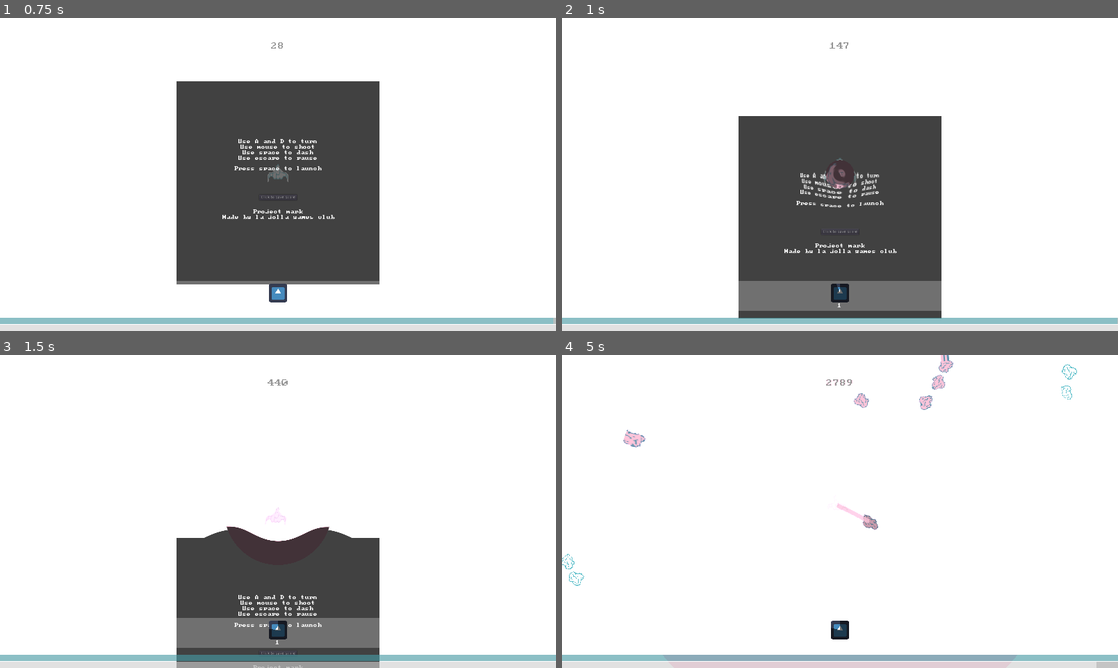
Above: before the commit, frames 1-4 (two rows, left to right).
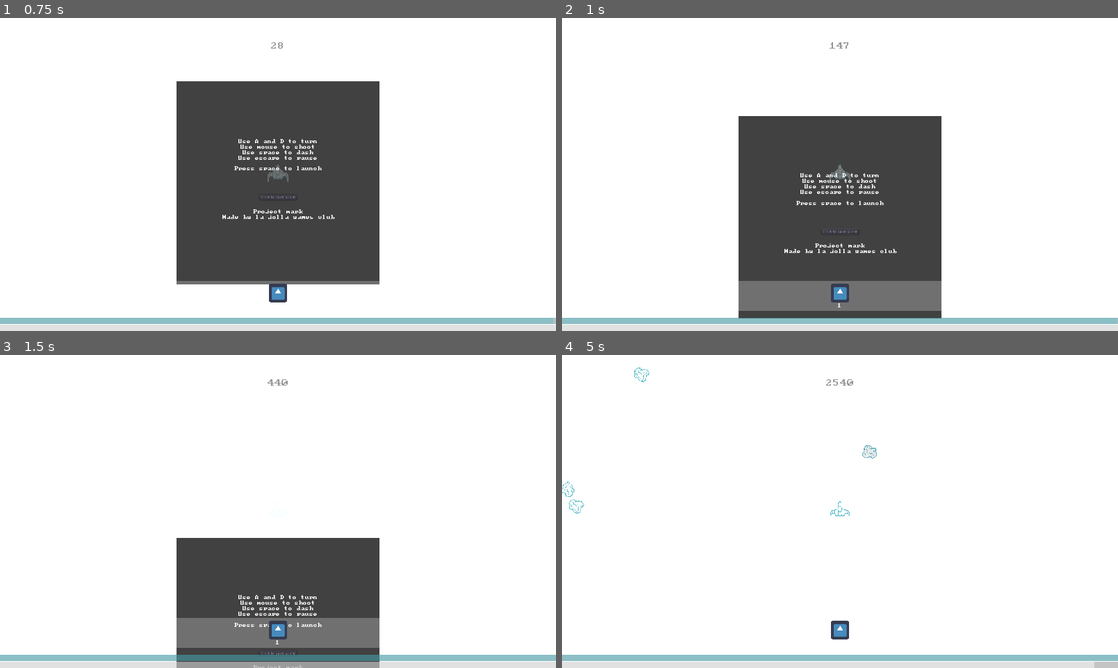
Above: after the commit, the same moments.

Repository: lajollagamesclub/project-mark
Game: Godot game, scene res://Main.tscn
The game is run twice, just before and just after one commit, with the same random seed, the same clock (stepped at 60 frames per second) and the same inputs. The engine's default icon, where the game draws it, is replaced by a stand-in: a white triangle on a blue panel in a dark square.
Inputs (mouse positions are in pixels of both pictures, inside the frame that each line leads up to):
- Up to frame 1 (0.75 s): tap Enter at 0.5 s; move the mouse to (400, 158) at 0.52 s; hold E (g_dash_right) from 0.53 s (still down); tap Space (g_dash) at 0.6 s
- Up to frame 2 (1 s): keep holding E (g_dash_right); tap 1 at 0.8 s
- Up to frame 3 (1.5 s): move the mouse to (166, 527) at 1.27 s; release E (g_dash_right) at 1.28 s; hold S (g_down) from 1.28 s (still down); tap 1 at 1.35 s
- Up to frame 4 (5 s): tap 9 at 1.55, 2.1, 3.8 s; move the mouse to (895, 442) at 2.02 s; release S (g_down) at 2.03 s; hold E (g_dash_right) 2.03-2.78 s; tap Space (g_dash) at 2.3, 2.85, 4.55 s; move the mouse to (812, 574) at 2.77 s; hold Up (g_fire_up) 2.78-3.53 s; tap 1 at 3.05, 4.35 s; move the mouse to (1006, 558) at 3.52 s; hold Q (g_dash_left) from 3.53 s (still down); click (1006, 558) at 3.6 s; move the mouse to (673, 464) at 4.27 s

Frame 1 is identical in both runs. In frame 2, 0.9% of the frame differs, in the area x 43-57%, y 44-91%; in frame 3, 0.6%; in frame 4, 1.1%, in the area x 0-97%, y 0-100%.

Commit message:
Implement warping for the player

Diff:
--- a/src/Component.gd
+++ b/src/Component.gd
@@ -35,7 +35,7 @@
 		set_process(false)
 
 func is_cooled_down() -> bool:
-	return cur_cooldown_time <= 0.0
+	return cur_cooldown_time <= 0.0 and can_fire()
 
 func start_cooldown():
 	cur_cooldown_time = cooldown_time
@@ -43,4 +43,7 @@
 	set_process(true)
 
 func on_trigger():
-	printerr("This method must be overloaded in component " + name)
+	printerr("The on_trigger be overloaded in component " + name)
+
+func can_fire():
+	printerr("The can_fire method must be overloaded in component " + name)
--- a/src/PlayerTurning.gd
+++ b/src/PlayerTurning.gd
@@ -5,11 +5,13 @@
 const dash_time = 0.5
 const dash_cooldown_time = 3.0
 const dash_speed = 1500.0
+const hyperspace_speed = 9000.0
 const movement_speed = 600.0
 const rotational_speed = 360.0
 
 
 var dashing: bool = false
+var can_dash: bool = false
 onready var target_speed: float = movement_speed
 var cur_speed: float = 0.0
 var cur_dash_time: float = 0.0
@@ -20,6 +22,19 @@
 func _ready():
 	set_physics_process(false)
 	set_process(false)
+	player_state.connect("hyperspace_changed", self, "_on_hyperspace_changed")
+
+func _on_hyperspace_changed(new_hyperspace_changed):
+	if new_hyperspace_changed:
+		can_dash = false
+		target_speed = hyperspace_speed
+		$CollisionPolygon2D.disabled = true
+		$AsteroidDestroyer.disabled = true
+	else:
+		can_dash = true
+		target_speed = movement_speed
+		$CollisionPolygon2D.disabled = false
+		$AsteroidDestroyer.disabled = false
 
 func _input(event):
 	if event.is_action_pressed("g_start"):
@@ -55,7 +70,7 @@
 			dashing = false
 
 #	print(cur_dash_cooldown_time >= dash_cooldown_time)
-	if Input.is_action_just_pressed("g_dash") and not dashing and cur_dash_cooldown_time >= dash_cooldown_time:
+	if Input.is_action_just_pressed("g_dash") and not dashing and cur_dash_cooldown_time >= dash_cooldown_time and can_dash:
 		$CollisionPolygon2D.disabled = true
 		$AsteroidDestroyer.disabled = true
 		target_speed = dash_speed
@@ -93,6 +108,7 @@
 	is_on_wall = test_move(global_transform, movement_vector, false)
 	if not is_on_wall:
 #		get_node("../World").global_position -= movement_vector
+
 		player_state.move(-movement_vector)
 
 
--- a/src/RadialDistortion.tscn
+++ b/src/RadialDistortion.tscn
@@ -61,7 +61,7 @@
 shader = SubResource( 1 )
 shader_param/center = Vector2( 960, 540 )
 shader_param/width = 0.162
-shader_param/dist = 0.881055
+shader_param/dist = 0.0
 shader_param/multiply_color = Plane( 1.002, 0.771, 0.856, 1 )
 
 [node name="RadialDistortion" type="Node2D"]
--- a/src/Warping.gd
+++ b/src/Warping.gd
@@ -13,3 +13,11 @@
 	player_state.in_hyperspace = !player_state.in_hyperspace
 	start_cooldown()
 	return true
+
+func _physics_process(delta):
+	if player_state.in_hyperspace and player_state.cur_distance >= player_state.max_distance - 500.0:
+		player_state.in_hyperspace = !player_state.in_hyperspace
+		start_cooldown()
+
+func can_fire() -> bool:
+	return player_state.cur_distance < player_state.max_distance - 500.0
--- a/src/Warping.tscn
+++ b/src/Warping.tscn
@@ -3,5 +3,5 @@
 [ext_resource path="res://Component.tscn" type="PackedScene" id=1]
 [ext_resource path="res://Warping.gd" type="Script" id=2]
 
-[node name="Warping" instance=ExtResource( 1 )]
+[node name="Warping" index="0" instance=ExtResource( 1 )]
 script = ExtResource( 2 )
